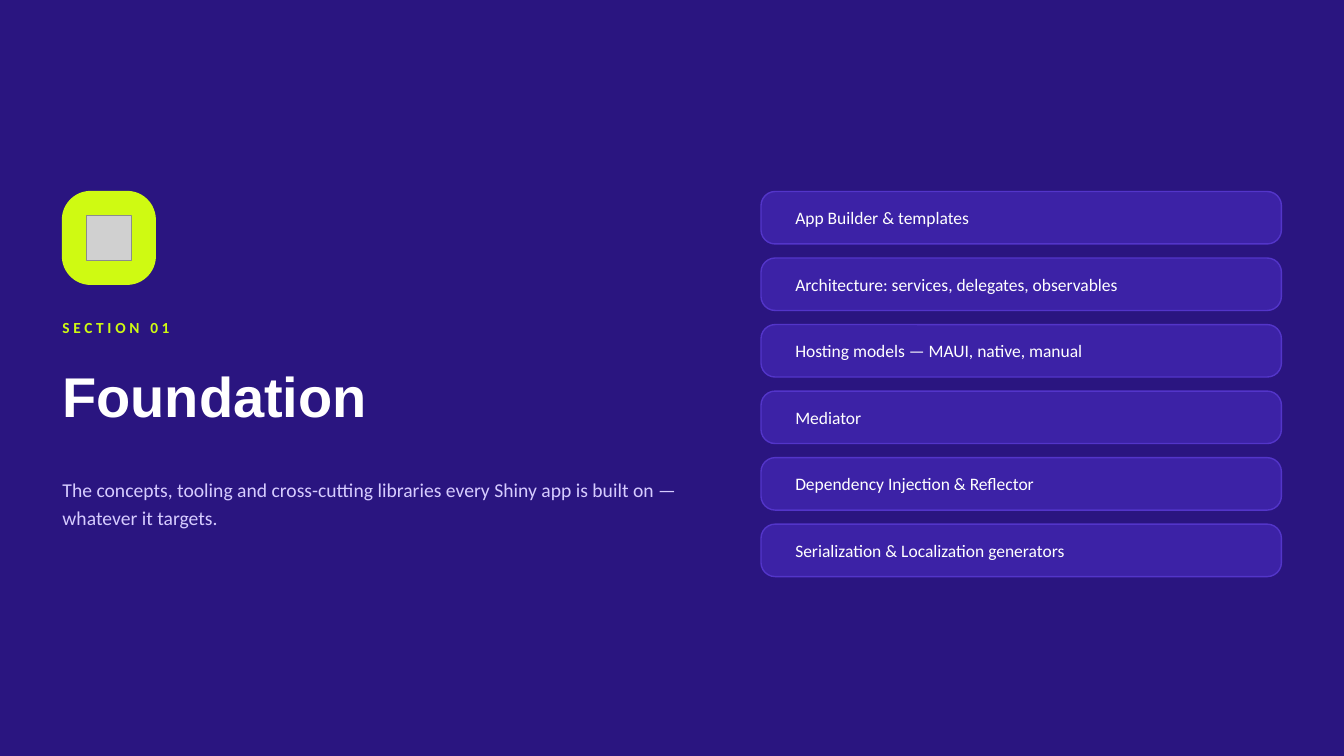
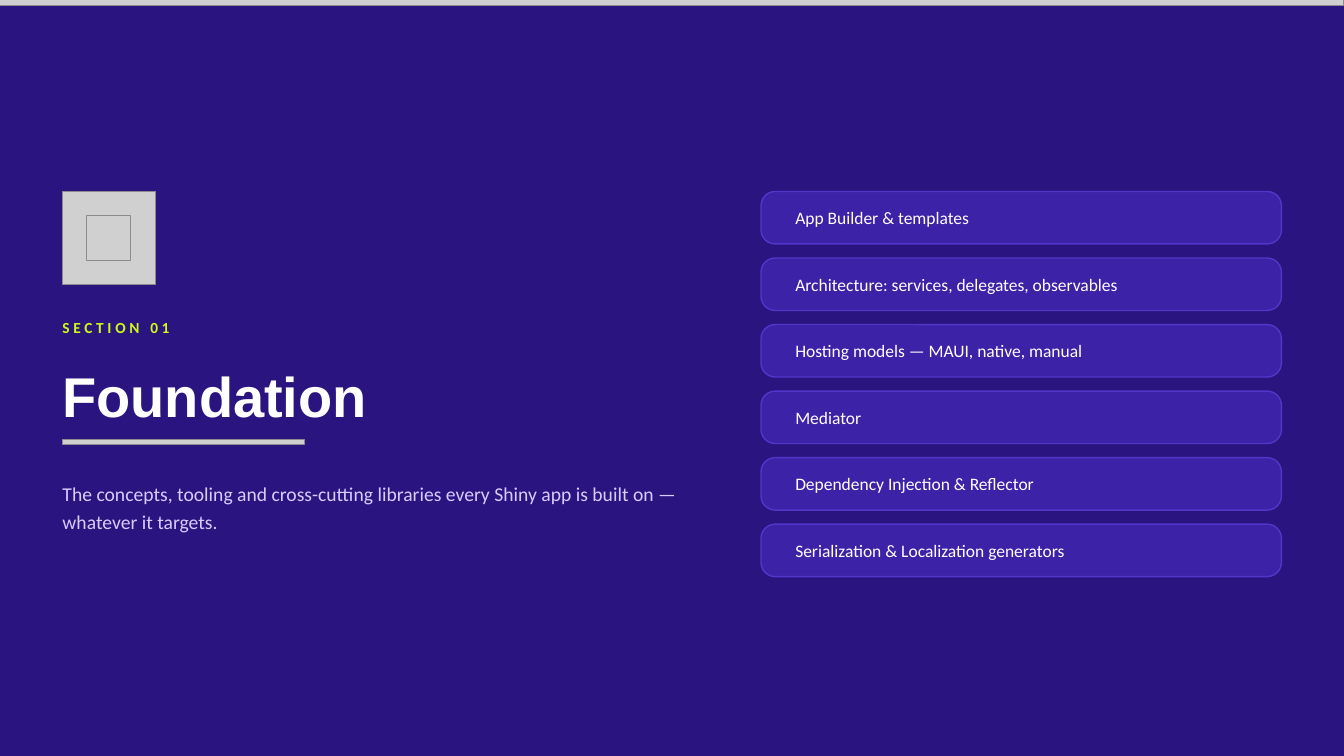
Before and after one commit to shinyorg/documentation, a slide deck: slide 5 of presentations/Shiny.NET-Overview.pptx. Drawn at 1344x756 pixels with LibreOffice and Linux fonts; fonts in the diff are those of the drawing; grey boxes stand for pictures. Boxes give left, top, right and bottom in pixels: in the first picture for what was removed or moved away, otherwise in the second. Text is boxed around its words. In the diff, an @@ line names an element or a change of style, - is before the commit and + after.

```diff
--- a/presentations/Shiny.NET-Overview.pptx
+++ b/presentations/Shiny.NET-Overview.pptx
@@ picture added at [0,0,1344,6] @@
@@ rounded rectangle removed at [63,192,155,284] @@
@@ picture added at [63,192,155,284] @@
@@ picture added at [63,440,304,445] @@
@@ text "The concepts, tooling and cross-cutting ...": place and size @@
-text "The concepts, tooling and cross-cutting ..." at [62,483,654,529]
+text "The concepts, tooling and cross-cutting ..." at [62,487,654,533]
```
Also in this commit, not shown: 26 other slides changed, 4 slides added, 4 other files.
